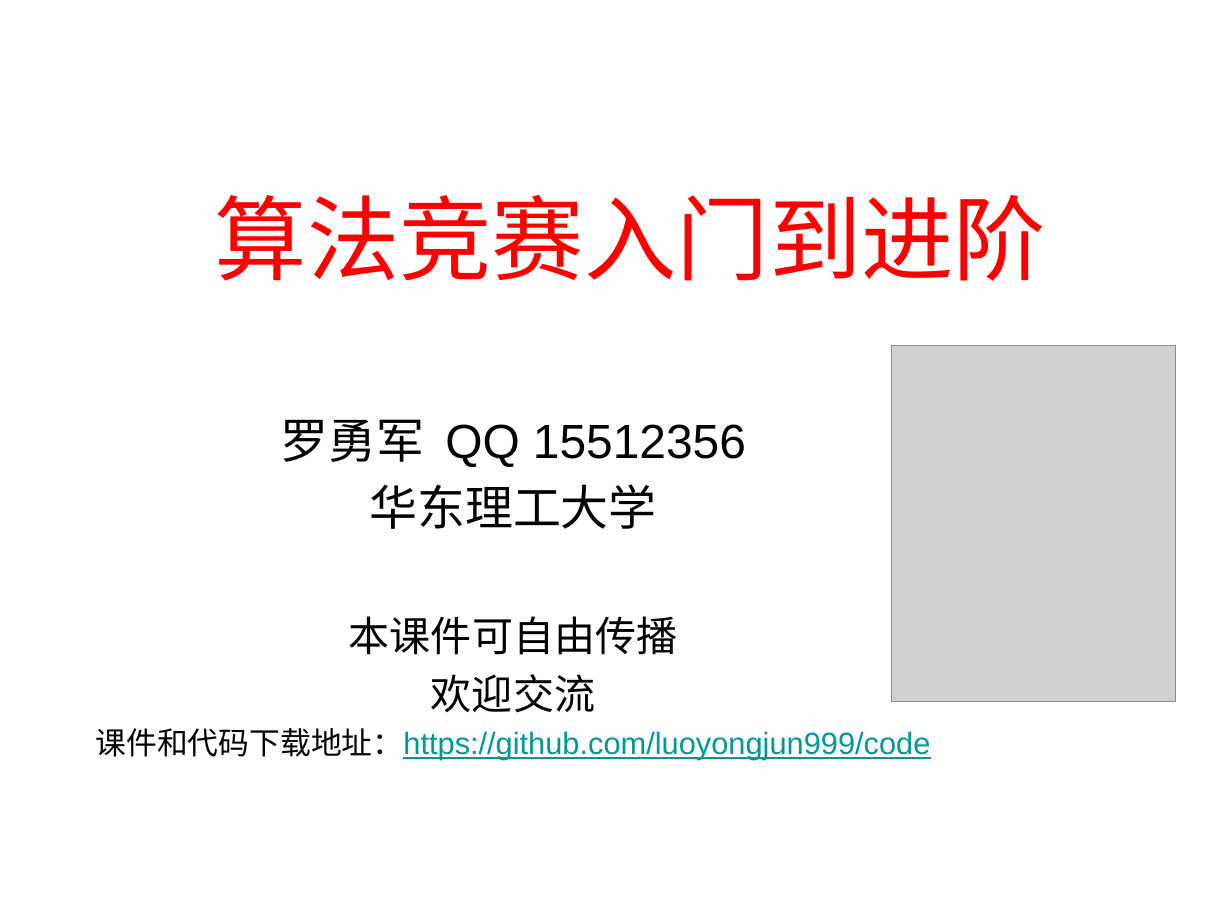
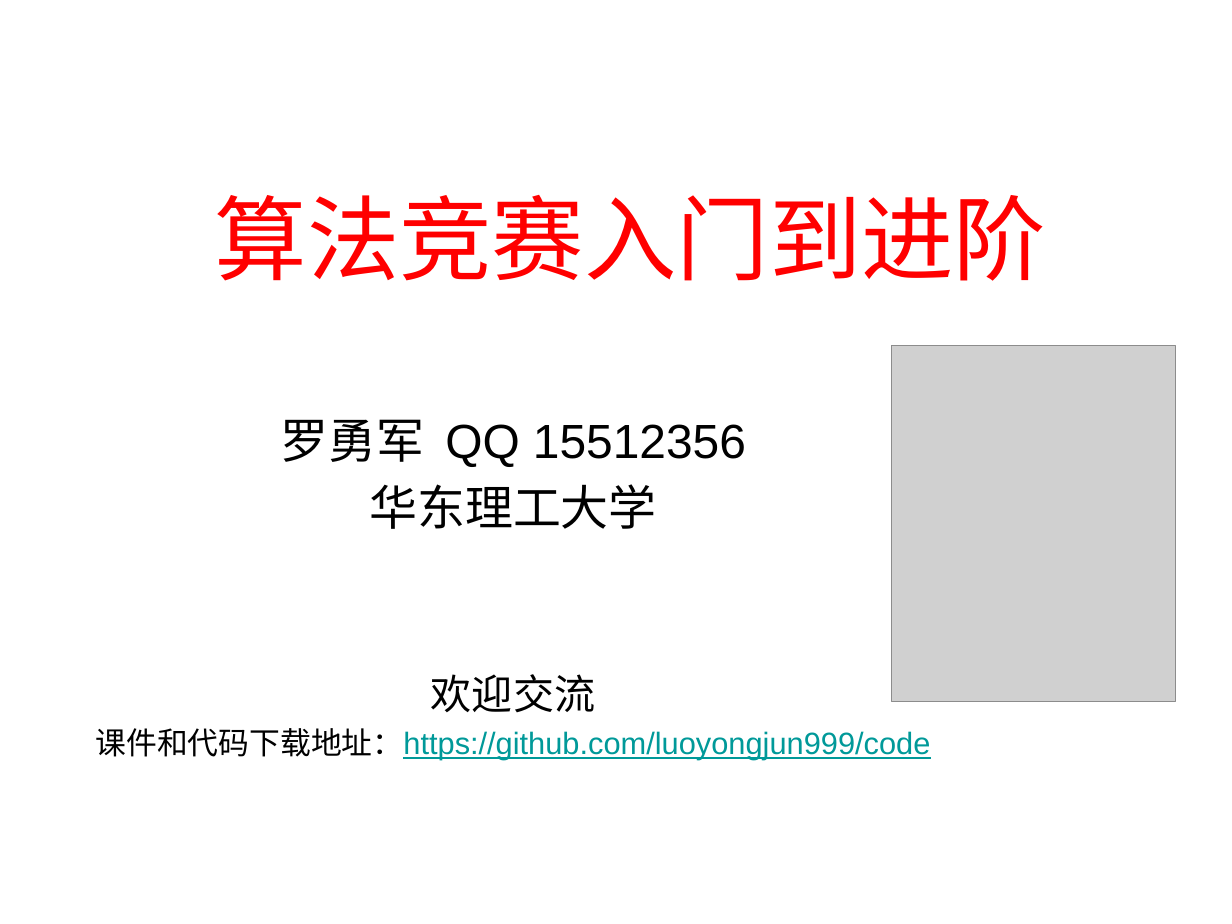
Before and after one commit to luoyongjun999/code, a slide deck: slide 1 of 第8章数学.pptx. Drawn at 1232x924 pixels with LibreOffice and Linux fonts; fonts in the diff are those of the drawing; grey boxes stand for pictures. Boxes give left, top, right and bottom in pixels: in the first picture for what was removed or moved away, otherwise in the second. Text is boxed around its words. In the diff, an @@ line names an element or a change of style, - is before the commit and + after.

```diff
--- a/第8章数学.pptx
+++ b/第8章数学.pptx
@@ subtitle at box(349, 616, 678, 655): paragraph removed @@
-本课件可自由传播
```
Also in this commit, not shown: 9 other files.
